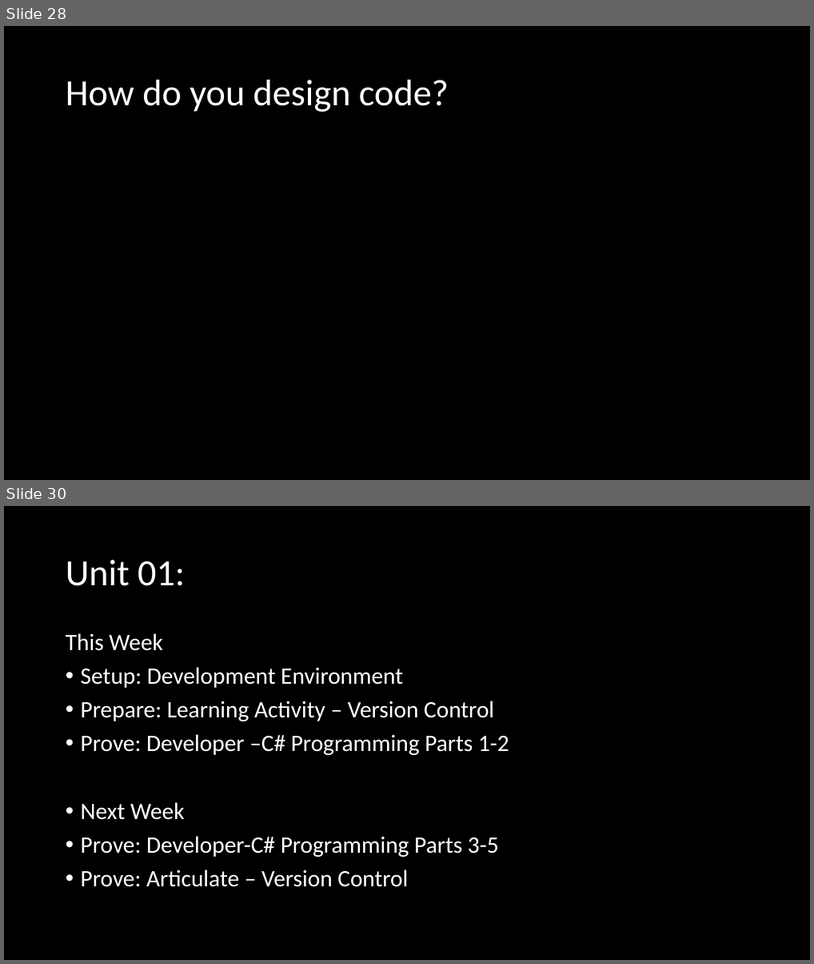
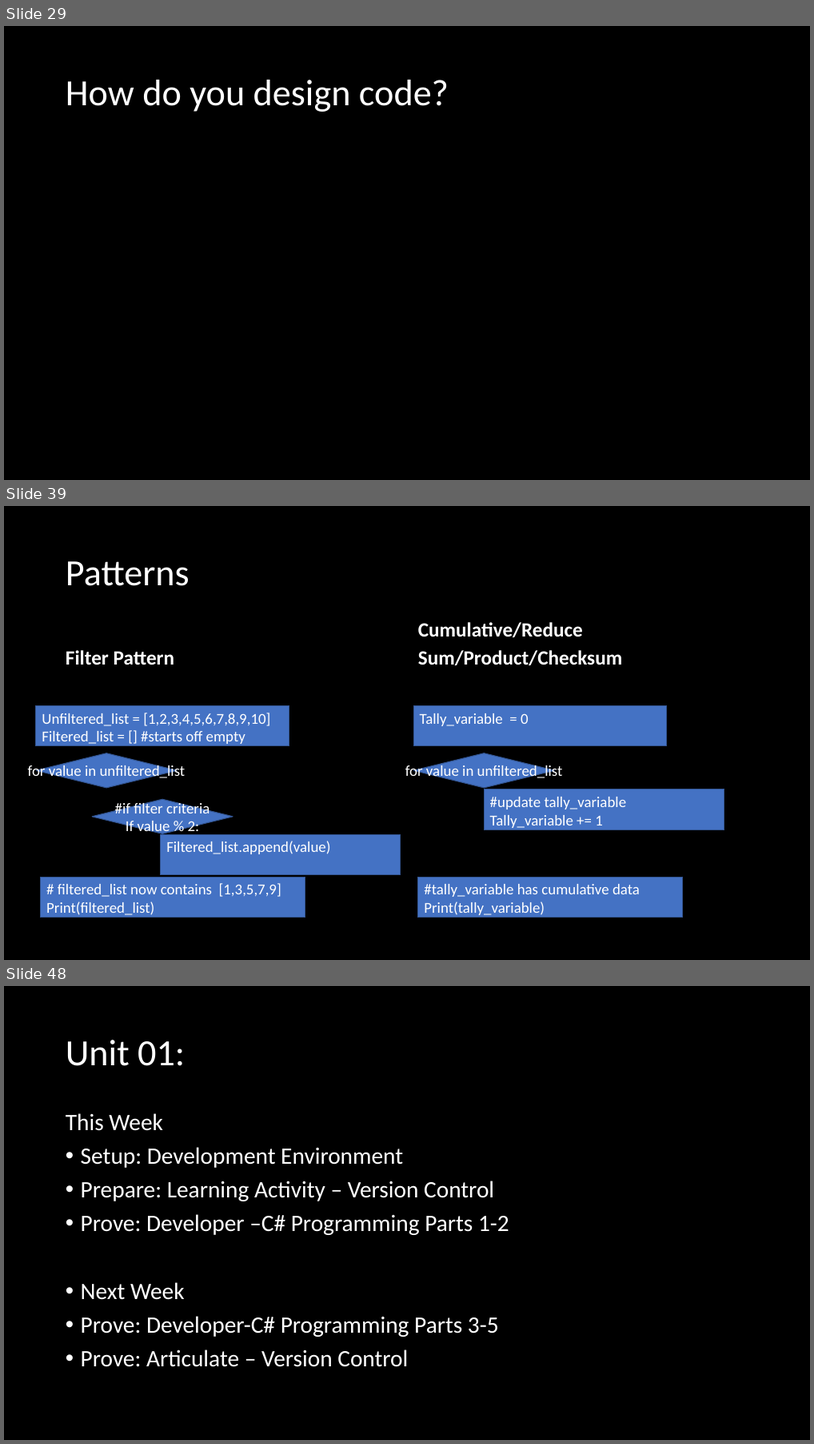
Before and after one commit to BroClements/CSE210ProgwClasses, a slide deck: CSE210Wk01ProgrammingTools.pptx. Shown one above the other, each under a label of ours: slides 28 and 30 before the commit, slides 29, 39 and 48 after it; the slides between them are not shown. The pictures are 814x964 and 814x1444 pixels, drawn with LibreOffice and Linux fonts; fonts in the diff are those of the drawing. Boxes give left, top, right and bottom in pixels: in the first picture for what was removed or moved away, otherwise in the second. Text is boxed around its words. In the diff, an @@ line names an element or a change of style, - is before the commit and + after.

```diff
--- a/CSE210Wk01ProgrammingTools.pptx
+++ b/CSE210Wk01ProgrammingTools.pptx
@@ slide 39 added at <box>4,506,810,960</box>, background #000000 @@
@@ title added at <box>66,561,190,586</box>, 44 pt, text #FFFFFF @@
+Patterns
@@ text added at <box>418,622,622,665</box>, 24 pt, text #FFFFFF, bold @@
+Cumulative/Reduce
+Sum/Product/Checksum
@@ text added at <box>66,650,175,665</box>, 24 pt, text #FFFFFF, bold @@
+Filter Pattern
@@ rectangle added at <box>36,706,289,746</box>, fill #4472C4, outline #325491 1 pt, 18 pt, text #FFFFFF @@
+Unfiltered_list = [1,2,3,4,5,6,7,8,9,10]
+Filtered_list = [] #starts off empty
@@ rectangle added at <box>414,706,666,746</box>, fill #4472C4, outline #325491 1 pt, 18 pt, text #FFFFFF @@
+Tally_variable = 0
@@ diamond added at <box>36,753,177,788</box>, fill #4472C4, outline #325491 1 pt, 18 pt, text #FFFFFF @@
+for value in unfiltered_list
@@ diamond added at <box>414,753,554,788</box>, fill #4472C4, outline #325491 1 pt, 18 pt, text #FFFFFF @@
+for value in unfiltered_list
@@ rectangle added at <box>484,789,725,830</box>, fill #4472C4, outline #325491 1 pt, 18 pt, text #FFFFFF @@
+#update tally_variable
+Tally_variable += 1
@@ diamond added at <box>92,799,233,833</box>, fill #4472C4, outline #325491 1 pt, 18 pt, text #FFFFFF @@
+#if filter criteria
+If value % 2:
@@ rectangle added at <box>161,835,401,875</box>, fill #4472C4, outline #325491 1 pt, 18 pt, text #FFFFFF @@
+Filtered_list.append(value)
@@ rectangle added at <box>41,877,306,917</box>, fill #4472C4, outline #325491 1 pt, 18 pt, text #FFFFFF @@
+# filtered_list now contains [1,3,5,7,9]
+Print(filtered_list)
@@ rectangle added at <box>418,877,682,917</box>, fill #4472C4, outline #325491 1 pt, 18 pt, text #FFFFFF @@
+#tally_variable has cumulative data
+Print(tally_variable)
@@ what was slide 28 is now slide 29 @@
@@ what was slide 30 is now slide 48 @@
```
Also in this commit, not shown: 1 slide changed, 23 other slides added.
